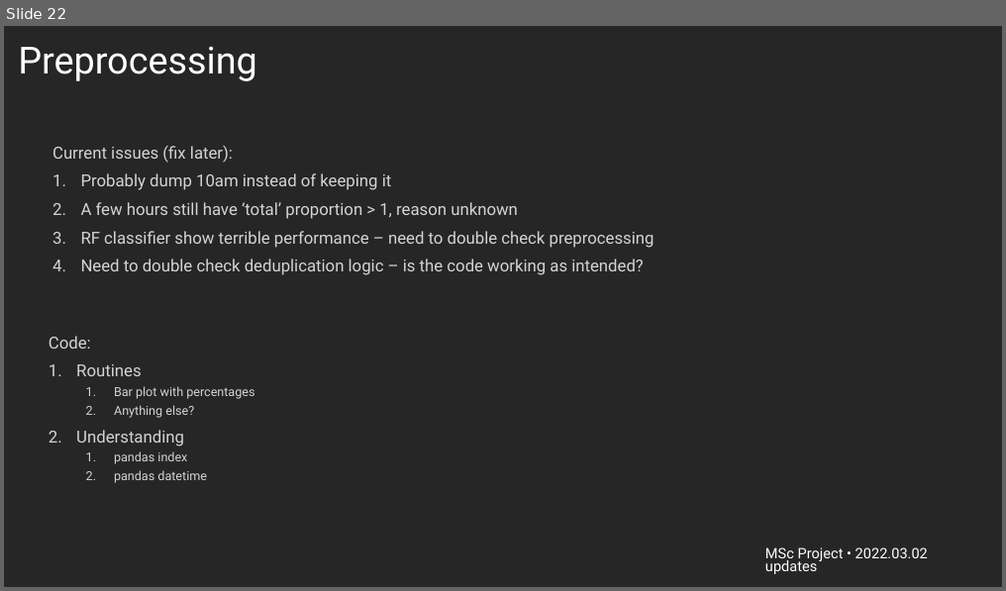
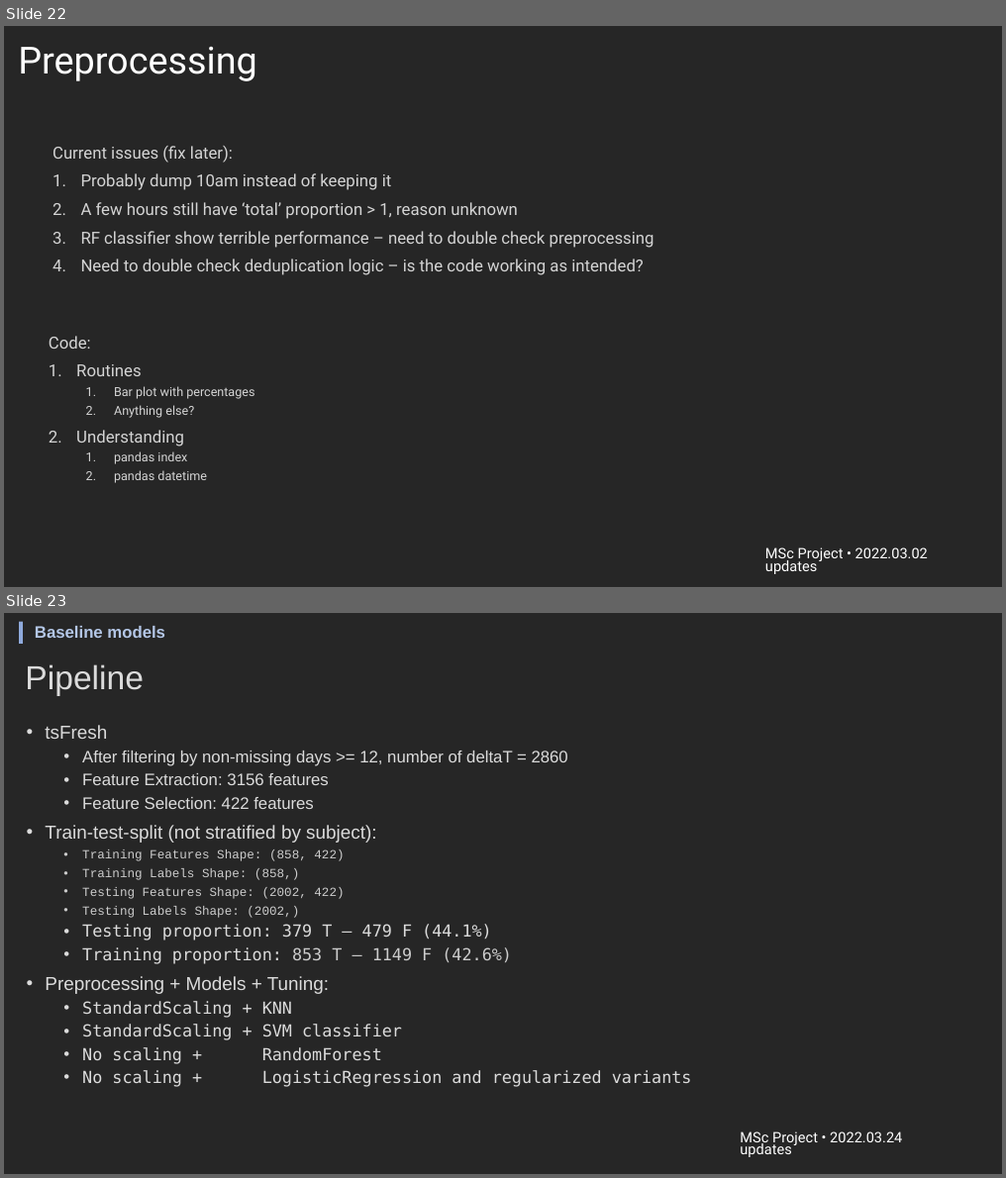
Before and after one commit to harris-yh-wong/msc-research-project, a slide deck: viz/msc_project_updates.pptx. Shown one above the other, each under a label of ours: slide 22 before the commit, slides 22 and 23 after it. The pictures are 1006x591 and 1006x1178 pixels, drawn with LibreOffice and Linux fonts; fonts in the diff are those of the drawing; background and template pictures are left out. Boxes give left, top, right and bottom in pixels: in the first picture for what was removed or moved away, otherwise in the second. Text is boxed around its words. In the diff, an @@ line names an element or a change of style, - is before the commit and + after.

```diff
--- a/viz/msc_project_updates.pptx
+++ b/viz/msc_project_updates.pptx
@@ slide 23 added at bbox=[4, 613, 1002, 1174], background #262626 @@
@@ rectangle added at bbox=[19, 622, 23, 644], fill #8FAADC @@
@@ text added at bbox=[35, 626, 165, 638], 16 pt, text #B4C7E7, bold @@
+Baseline models
@@ title added at bbox=[25, 664, 143, 696], 32 pt, text #DBDBDB @@
+Pipeline
@@ text added at bbox=[45, 725, 692, 1087], 16 pt, text #DBDBDB @@
+• tsFresh
+  • After filtering by non-missing days >= 12, number of deltaT = 2860
+  • Feature Extraction: 3156 features
+  • Feature Selection: 422 features
+• Train-test-split (not stratified by subject):
+  • Training Features Shape: (858, 422)
+  • Training Labels Shape: (858,)
+  • Testing Features Shape: (2002, 422)
+  • Testing Labels Shape: (2002,)
+  • Testing proportion: 379 T – 479 F (44.1%)
+  • Training proportion: 853 T – 1149 F (42.6%)
+• Preprocessing + Models + Tuning:
+  • StandardScaling + KNN
+  • StandardScaling + SVM classifier
+  • No scaling + RandomForest
+  • No scaling + LogisticRegression and regularized variants
@@ text added at bbox=[740, 1132, 902, 1157], 13.9 pt, text #FFFFFF @@
+MSc Project • 2022.03.24 updates
```
Also in this commit, not shown: 4 slides changed, 8 other slides added.
